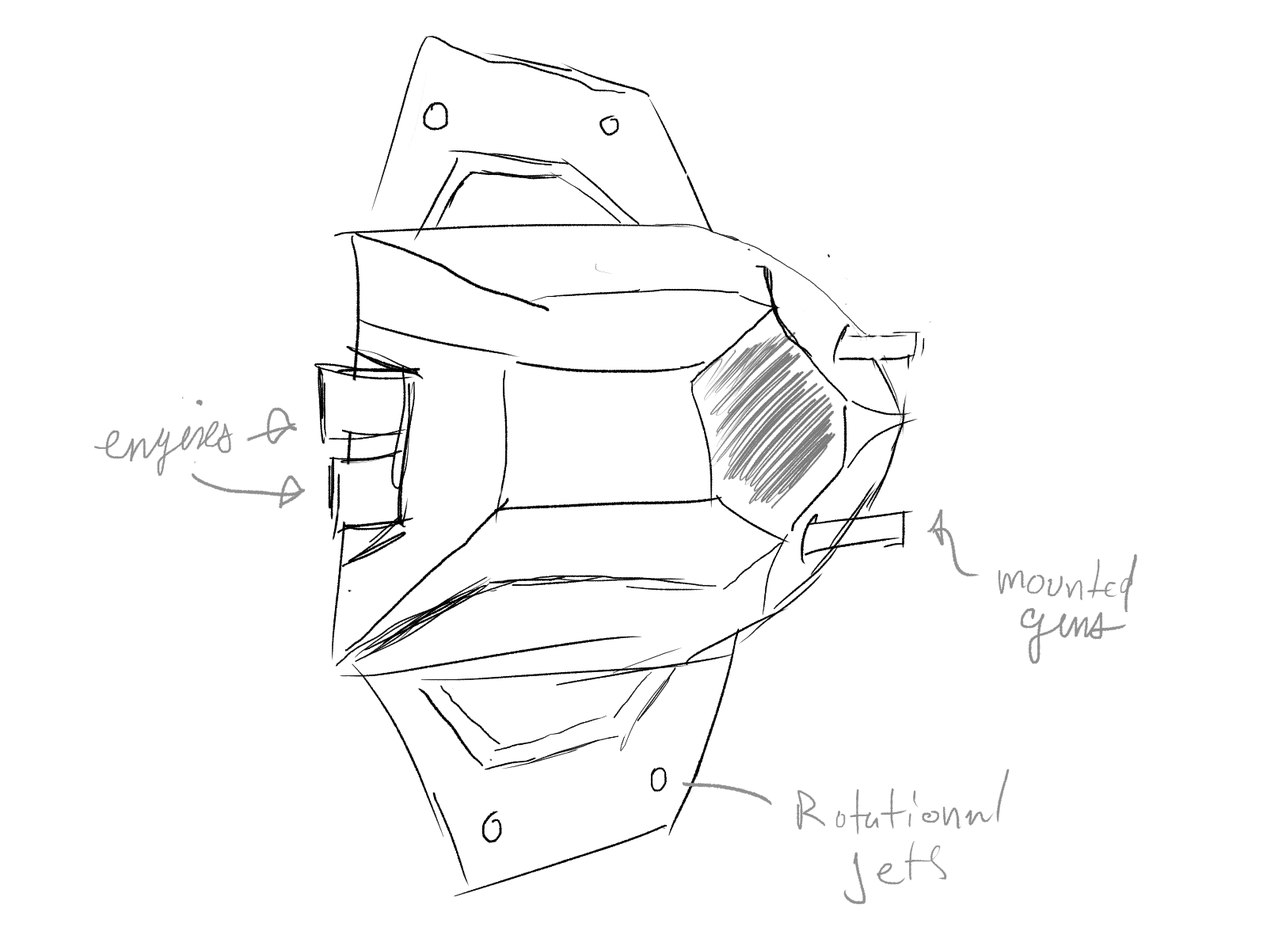
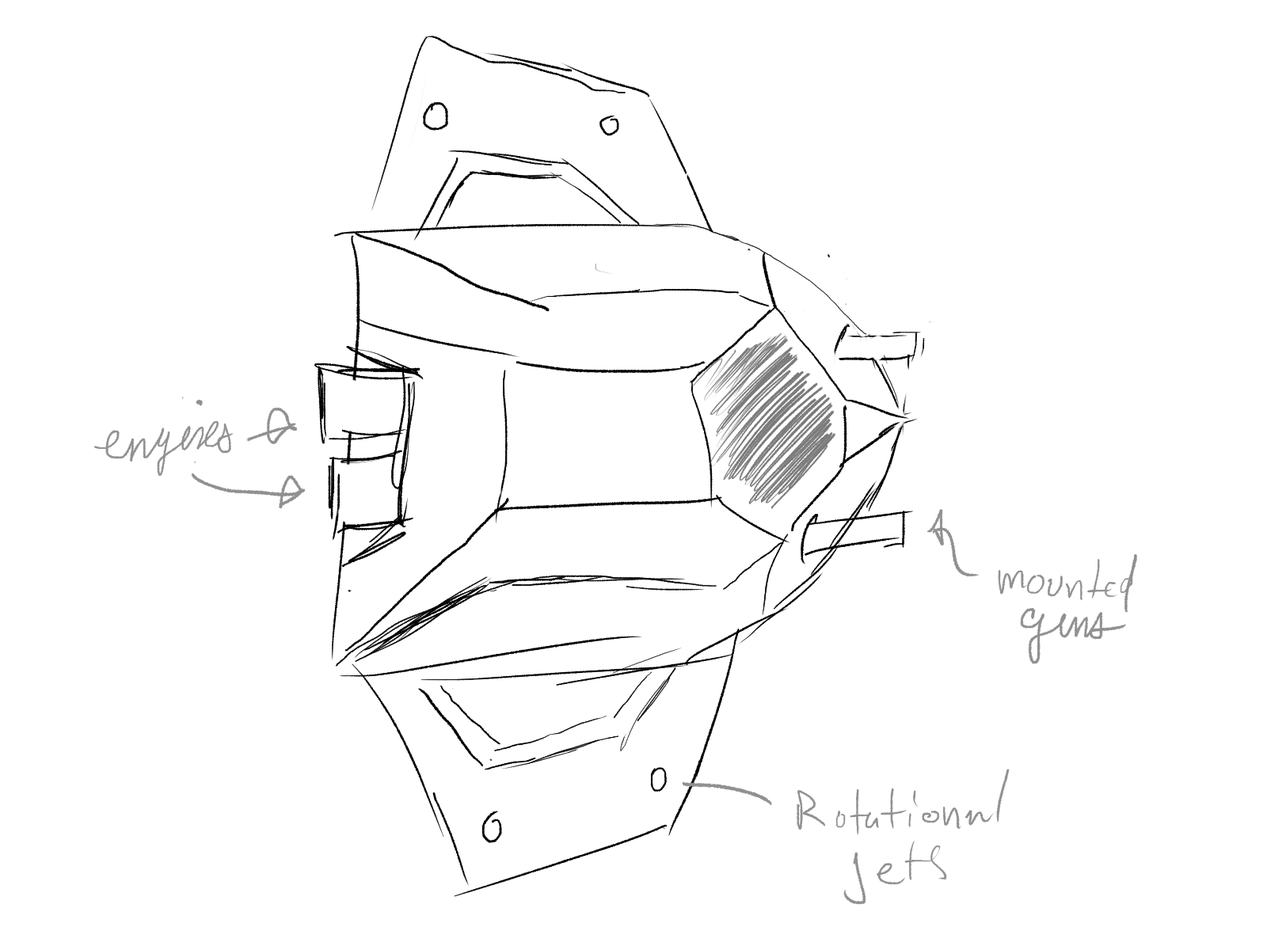
Comparing the layer stacks of the two w=1267, h=950 images. Changes:
painted on "Layer 2" over left=755, top=250, right=911, bottom=469
